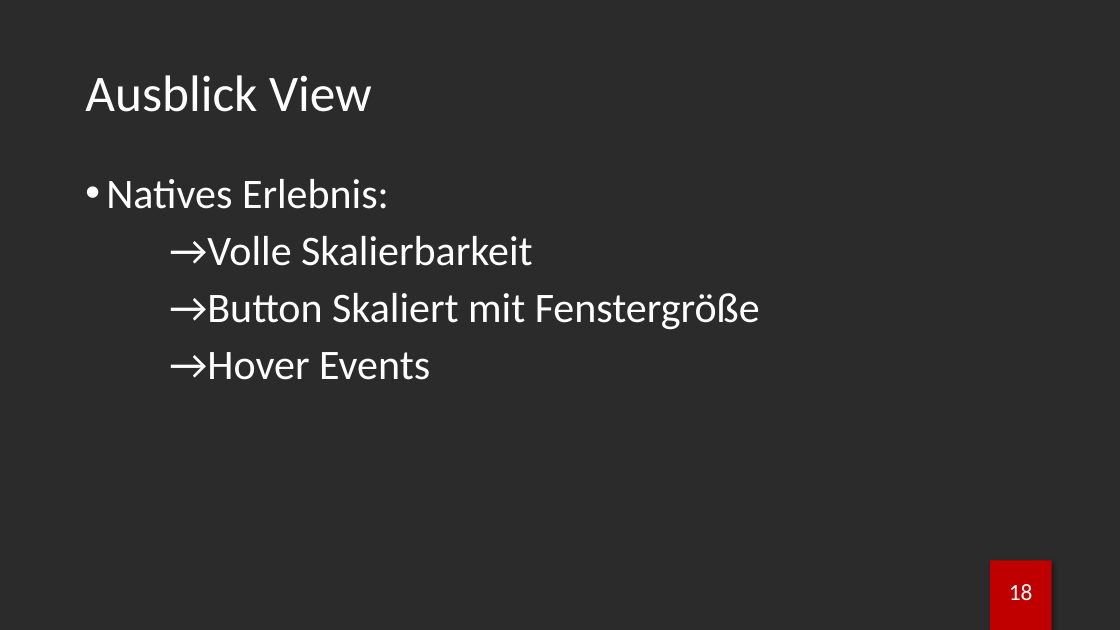
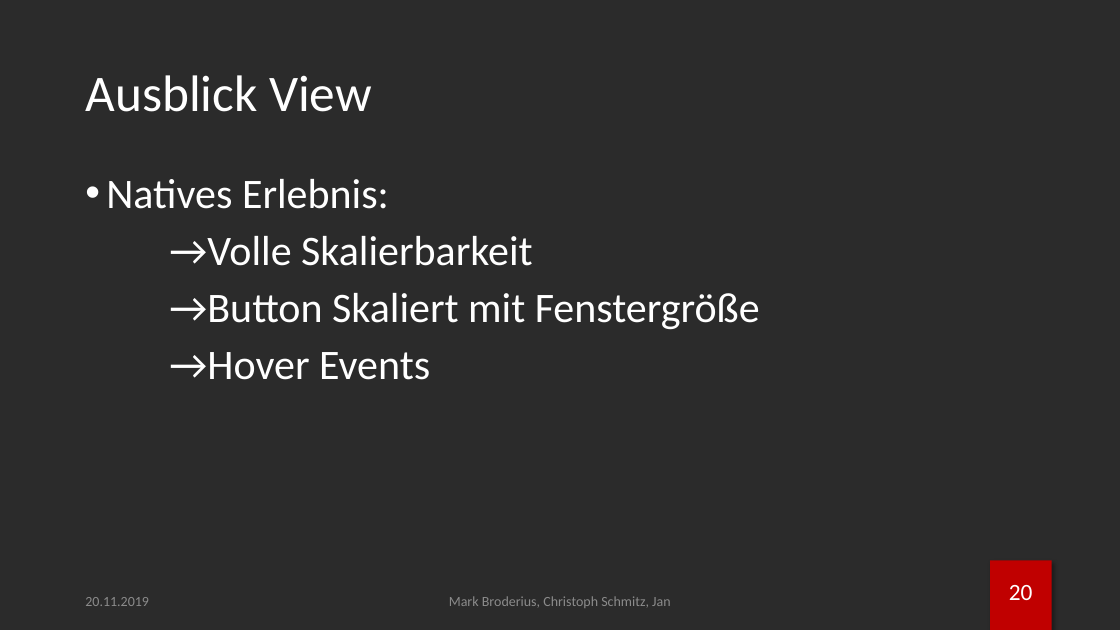
Before and after one commit to brodermar/wwm, a slide deck: slide 21 of documentation/wwmp.pptx (slide 19 before the commit). Drawn at 1120x630 pixels with LibreOffice and Linux fonts; fonts in the diff are those of the drawing; background and template pictures are left out; a plain dark background stands for a picture behind light text. Boxes give left, top, right and bottom in pixels: in the first picture for what was removed or moved away, otherwise in the second. Text is boxed around its words. In the diff, an @@ line names an element or a change of style, - is before the commit and + after.

```diff
--- a/documentation/wwmp.pptx
+++ b/documentation/wwmp.pptx
@@ text added at [85,597,149,606], 12 pt, text #8C8C8C @@
+20.11.2019
@@ text added at [449,596,670,608], 12 pt, text #8C8C8C @@
+Mark Broderius, Christoph Schmitz, Jan
@@ page number at [1009,585,1033,600]: text changed @@
-18
+20
```
Also in this commit, not shown: 11 other slides changed, 9 slides added, 7 slides removed, 4 other files.
